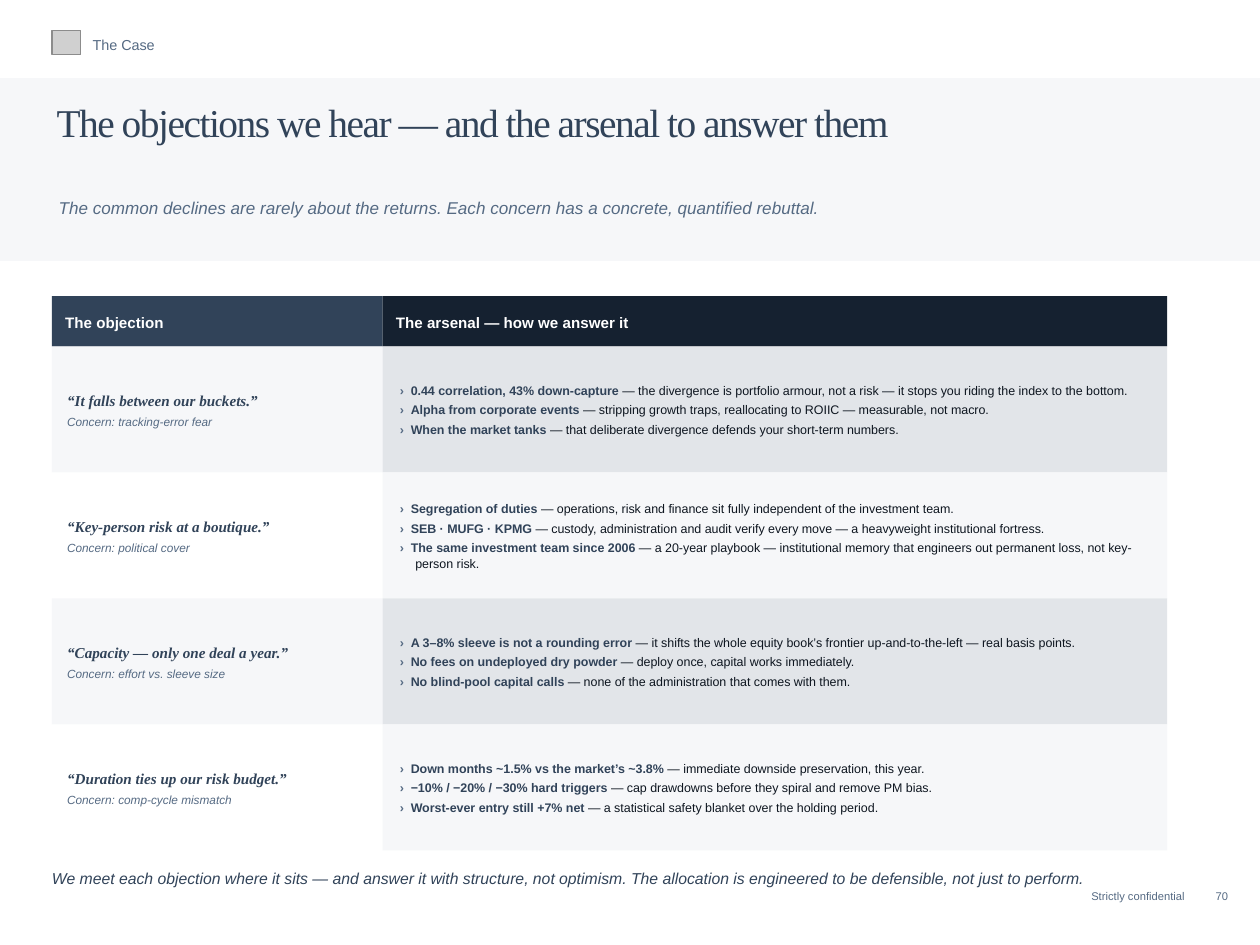
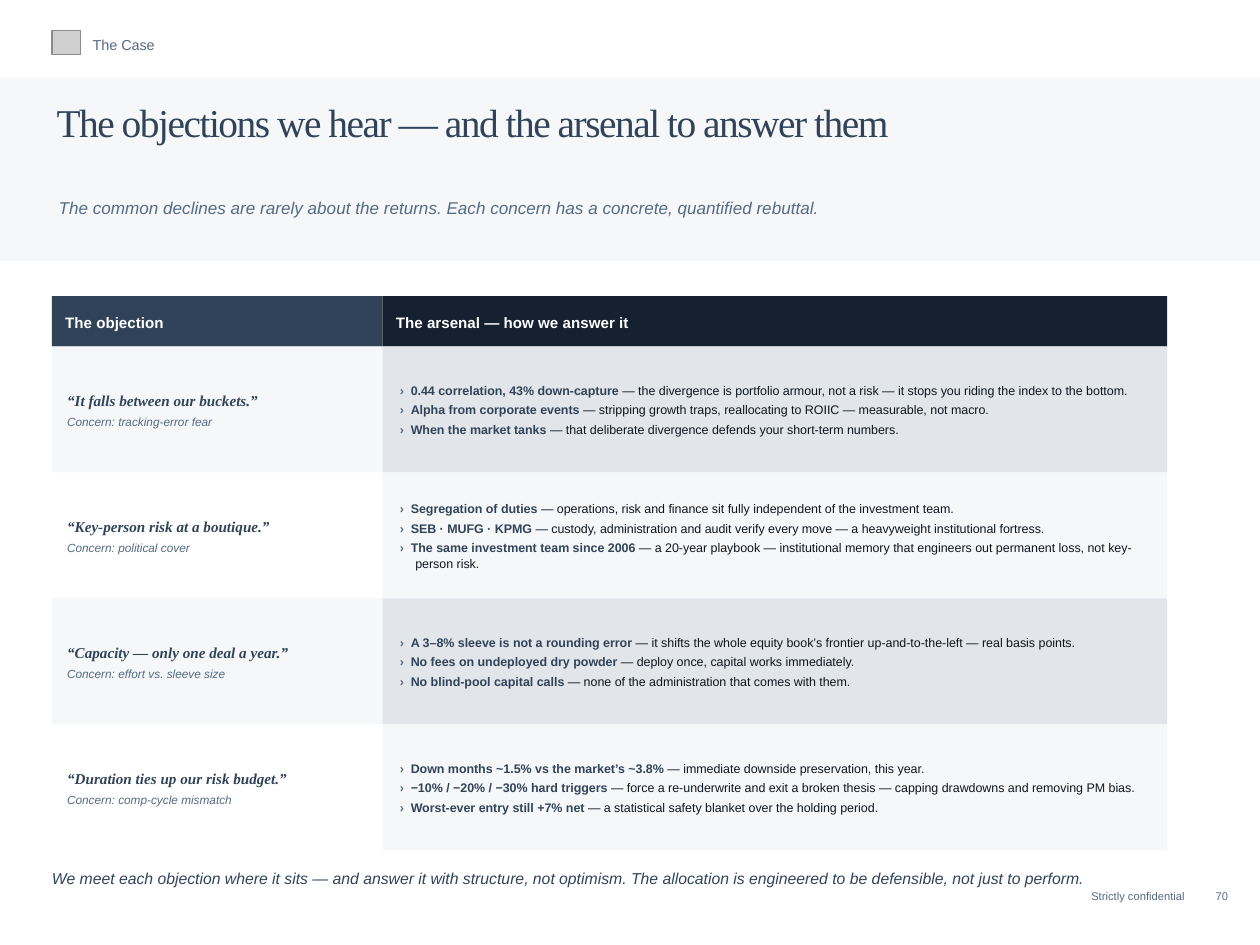
Before and after one commit to charette-lab/Claude, a slide deck: slide 73 of Athanase_Engaged_Ownership_Allocator_Deck.pptx. Drawn at 1260x945 pixels with LibreOffice and Linux fonts; fonts in the diff are those of the drawing; grey boxes stand for pictures. Boxes give left, top, right and bottom in pixels: in the first picture for what was removed or moved away, otherwise in the second. Text is boxed around its words. In the diff, an @@ line names an element or a change of style, - is before the commit and + after.

```diff
--- a/Athanase_Engaged_Ownership_Allocator_Deck.pptx
+++ b/Athanase_Engaged_Ownership_Allocator_Deck.pptx
@@ text at (x1=411, y1=783, x2=1135, y2=795): text changed @@
-› −10% / −20% / −30% hard triggers — cap drawdowns before they spiral and remove PM bias.
+› −10% / −20% / −30% hard triggers — force a re-underwrite and exit a broken thesis — capping drawdowns and removing PM bias.
```
Also in this commit, not shown: 6 other slides changed, 1 other file.
